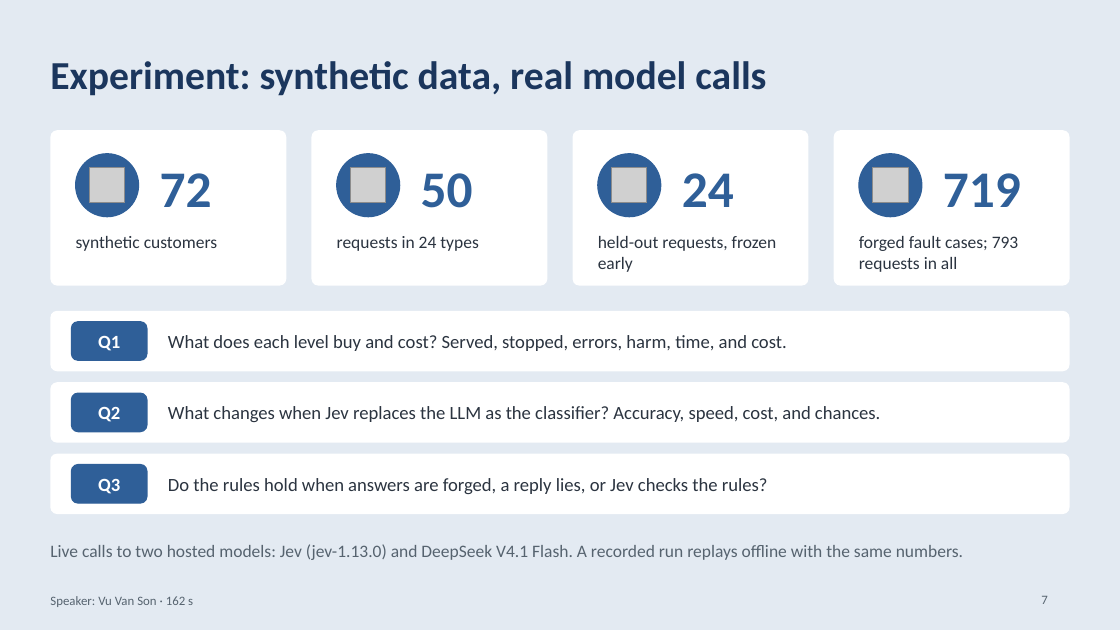
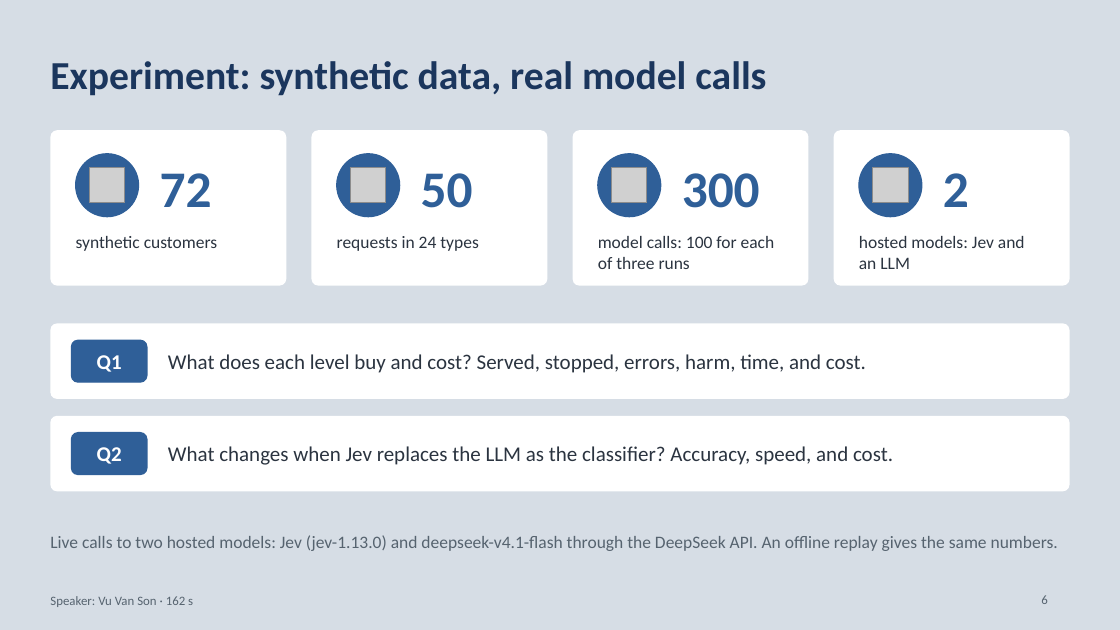
Before and after one commit to neilonthesky/english-presentation, a slide deck: slide 6 of slides/deck.pptx (slide 7 before the commit). Drawn at 1120x630 pixels with LibreOffice and Linux fonts; fonts in the diff are those of the drawing; grey boxes stand for pictures. Boxes give left, top, right and bottom in pixels: in the first picture for what was removed or moved away, otherwise in the second. Text is boxed around its words. In the diff, an @@ line names an element or a change of style, - is before the commit and + after.

```diff
--- a/slides/deck.pptx
+++ b/slides/deck.pptx
@@ background #E3EAF2 to #D6DDE5 @@
@@ text at (682, 173, 760, 208): text changed @@
-24
+300
@@ text at (943, 173, 969, 207): text changed @@
-719
+2
@@ text at (598, 236, 775, 269): text changed @@
-held-out requests, frozen early
+model calls: 100 for each of three runs
@@ text at (859, 236, 1025, 269): text changed @@
-forged fault cases; 793 requests in all
+hosted models: Jev and an LLM
@@ rounded rectangle: place and size @@
-rounded rectangle at (50, 311, 1070, 371)
+rounded rectangle at (50, 323, 1070, 399)
@@ rounded rectangle at (50, 323, 1070, 399): proportions changed @@
@@ text "What does each level buy ...": place and size @@
-text "What does each level buy ..." at (168, 335, 787, 351)
+text "What does each level buy ..." at (168, 354, 866, 373)
@@ text "What does each level buy ..." at (168, 354, 866, 373): size 16 to 18 pt @@
@@ rounded rectangle "Q1": place and size @@
-rounded rectangle "Q1" at (71, 322, 147, 360)
+rounded rectangle "Q1" at (71, 340, 147, 382)
@@ rounded rectangle "Q1" at (71, 340, 147, 382): size 16 to 18 pt; proportions changed @@
@@ rounded rectangle at (50, 416, 1070, 492): proportions changed @@
@@ rounded rectangle: place and size @@
-rounded rectangle at (50, 382, 1070, 443)
+rounded rectangle at (50, 416, 1070, 492)
@@ rounded rectangle "Q2" at (71, 433, 147, 475): size 16 to 18 pt; proportions changed @@
@@ rounded rectangle "Q2": place and size @@
-rounded rectangle "Q2" at (71, 393, 147, 432)
+rounded rectangle "Q2" at (71, 433, 147, 475)
@@ text at (168, 446, 893, 465): text changed; size 16 to 18 pt @@
-What changes when Jev replaces the LLM as the classifier? Accuracy, speed, cost, and chances.
+What changes when Jev replaces the LLM as the classifier? Accuracy, speed, and cost.
@@ rounded rectangle removed at (50, 454, 1070, 514) @@
@@ rounded rectangle removed at (71, 465, 147, 503) @@
-Q3
@@ text removed at (168, 478, 768, 494) @@
-Do the rules hold when answers are forged, a reply lies, or Jev checks the rules?
@@ text at (50, 535, 1058, 551): text changed @@
-Live calls to two hosted models: Jev (jev-1.13.0) and DeepSeek V4.1 Flash. A recorded run replays offline with the same numbers.
+Live calls to two hosted models: Jev (jev-1.13.0) and deepseek-v4.1-flash through the DeepSeek API. An offline replay gives the same numbers.
@@ page number at (1041, 595, 1047, 604): text changed @@
-7
+6
```
Also in this commit, not shown: 8 other slides changed, 2 slides removed, 29 other files.
